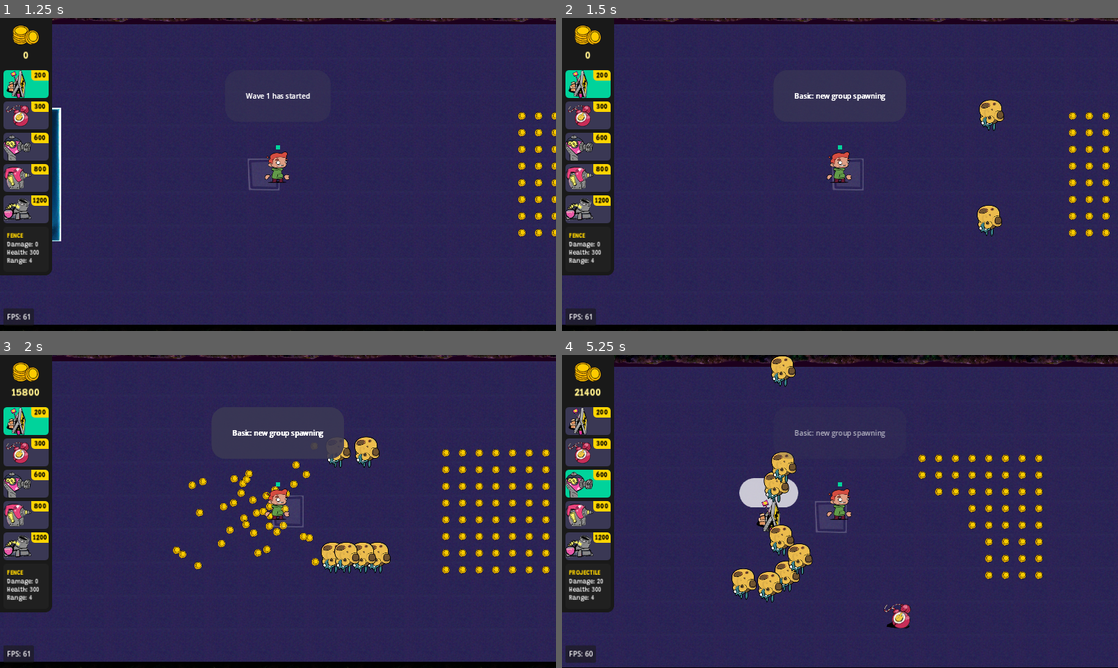
Above: before the commit, frames 1-4 (two rows, left to right).
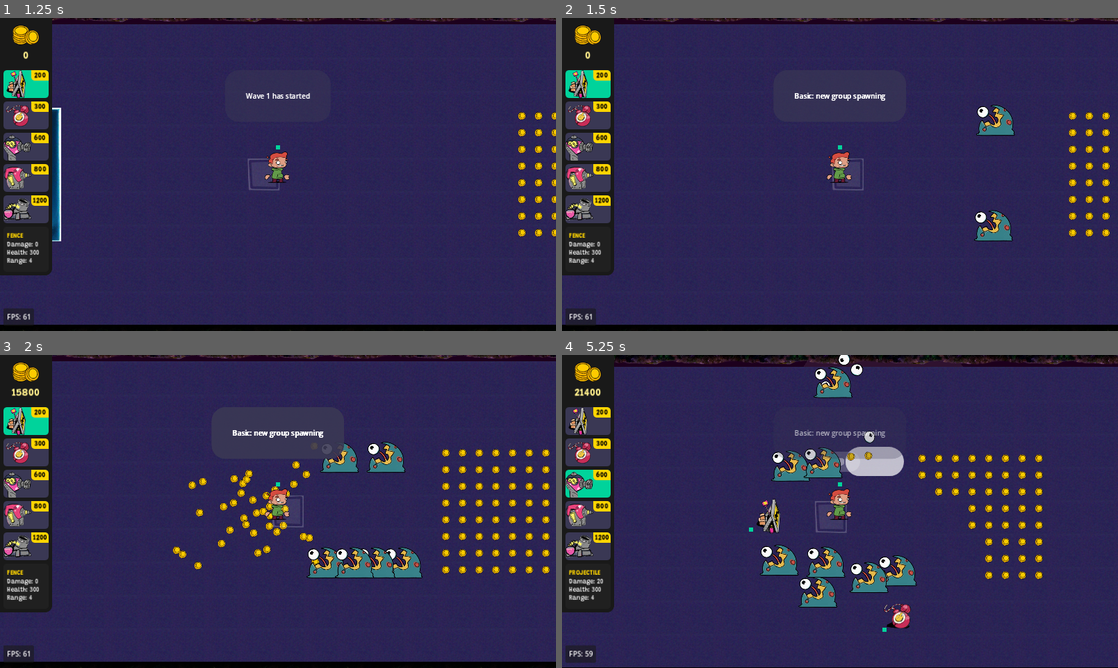
Above: after the commit, the same moments.

Repository: Slushie-Defense/Slushie
Game: Godot game, scene res://Levels/SplashScreen/SplashScreen.tscn
The game is run twice, just before and just after one commit, with the same random seed, the same clock (stepped at 60 frames per second) and the same inputs. Sound files missing from this copy of the repository are replaced by a short silence.
Inputs:
- Up to frame 1 (1.25 s): click "Start" at 0.5 s
- Up to frame 2 (1.5 s): tap Enter (StartButton) at 1.25 s; hold Right (RightButton) from 1.28 s (still down); hold Space (ActionButton) from 1.28 s (still down)
- Up to frame 3 (2 s): keep holding Right (RightButton); keep holding Space (ActionButton)
- Up to frame 4 (5.25 s): release Right (RightButton) at 2.03 s; release Space (ActionButton) at 2.03 s; hold Down (DownButton) 2.03-2.78 s; tap Tab (SelectItemButton) at 2.1 s; hold Right (RightButton) 2.78-3.53 s; tap Enter (StartButton) at 2.85, 5.1 s; hold Up (UpButton) 3.53-4.28 s; tap Space (ActionButton) at 3.6 s; hold Tab (SelectItemButton) 4.28-5.03 s; hold Left (LeftButton) from 4.28 s (still down)

Frame 1 is identical in both runs. In frame 2, 1.2% of the frame differs, in the area x 74-82%, y 26-72%; in frame 3, 3.1%; in frame 4, 7.5%, in the area x 4-64%, y 0-97%.

Commit message:
Tons of work

Diff:
--- a/Autoload/UnitData.gd
+++ b/Autoload/UnitData.gd
@@ -21,6 +21,8 @@
 var SPITTER : EnemyData = EnemyData.new()
 var FLOATER : EnemyData = EnemyData.new()
 
+# Enemy Weapon
+var SPITTER_SIEGE : StructureData = StructureData.new()
 
 func _ready():
 	# STRUCTURES
@@ -117,6 +119,18 @@
 	SPITTER.basic_sprite = load("res://Sprites/Characters/Enemies/Spitter/Spitter256x256.png")
 	SPITTER.collision_shape_radius = 56
 	SPITTER.attack_type = UnitData.enemy_attack_list.SIEGE
+
+		# Setup SIEGE
+	SPITTER_SIEGE.type = structure_list.SIEGE
+	SPITTER_SIEGE.unit_name = "SIEGE"
+	SPITTER_SIEGE.cost = 1200
+	SPITTER_SIEGE.attack_damage = 100.0
+	SPITTER_SIEGE.attack_radius = 128.0
+	SPITTER_SIEGE.attack_range = 640.0
+	SPITTER_SIEGE.projectile_sprite = load("res://Sprites/Projectiles/Eyeball64x64.png")
+	SPITTER_SIEGE.projectile_color = Color("#ffffff")
+	SPITTER_SIEGE.ui_sprite = load("res://Sprites/Structures/Siege/128x192Siege.png")
+
 	# Setup FLOATER
 	FLOATER.unit_name = "Floater"
 	FLOATER.health = 100
--- a/Entities/Classes/StructureData.gd
+++ b/Entities/Classes/StructureData.gd
@@ -16,3 +16,7 @@
 var attack_radius : float = 96.0
 
 var ui_sprite = load("res://Sprites/Structures/Fence/128x192Fence.png")
+
+# Projectile data
+var projectile_sprite = load("res://Sprites/Projectiles/Slushy64x64.png")
+var projectile_color = Color("#EE00FF")
--- a/Entities/Enemy/Enemy.gd
+++ b/Entities/Enemy/Enemy.gd
@@ -35,6 +35,10 @@
 # Coins
 var coin_spawner = load("res://Entities/Coin/CoinSpawner.tscn")
 
+# Weapon base
+var weapon_base_scene = load("res://Entities/Weapons/WeaponBase.tscn")
+var weapon_base : Node2D = null
+
 # Initialize
 func _ready():
 	# Behavior after the Gas Station is destroyed
@@ -59,7 +63,7 @@
 		UnitData.enemy_list.GRUNT:
 			enemy_data = UnitData.GRUNT
 		UnitData.enemy_list.SPITTER:
-			enemy_data = UnitData.SPITTER
+			_create_spitter()
 		UnitData.enemy_list.FLOATER:
 			enemy_data = UnitData.FLOATER
 		UnitData.enemy_list.TANK:
@@ -69,6 +73,15 @@
 	character_sprite.texture = enemy_data.basic_sprite
 	# Set collision shape
 	collision_shape.shape.radius = enemy_data.collision_shape_radius
+
+func _create_spitter():
+	# Set enemy data
+	enemy_data = UnitData.SPITTER
+	# Create the weapon base
+	weapon_base = weapon_base_scene.instantiate() # Connect to weapon destroyed
+	weapon_base.signal_weapon_destroyed.connect(_event_health_is_zero) # If the weapon is destroyed the health is zero
+	weapon_base.weapon_data = UnitData.SPITTER_SIEGE # Set weapon type
+	add_child(weapon_base) # Add to structure
 
 func _update_vision_radius():
 	# Update the enemy vision radius -- Right now it is just a circle
--- a/Entities/Enemy/Enemy.tscn
+++ b/Entities/Enemy/Enemy.tscn
@@ -13,11 +13,11 @@
 
 [node name="Enemy" type="CharacterBody2D"]
 z_index = 3
-collision_layer = 8
+collision_layer = 40
 collision_mask = 15
 motion_mode = 1
 script = ExtResource("1_ff1tq")
-enemy_type = 2
+enemy_type = 4
 
 [node name="CollisionShape2D" type="CollisionShape2D" parent="."]
 z_index = 1
--- a/Entities/Explosion/ExplosionAOE.tscn
+++ b/Entities/Explosion/ExplosionAOE.tscn
@@ -87,7 +87,7 @@
 rotation = 1.5708
 shape = SubResource("CapsuleShape2D_c6dyl")
 target_position = Vector2(0, 0)
-collision_mask = 8
+collision_mask = 40
 
 [node name="DelayDamageTimer" type="Timer" parent="."]
 wait_time = 0.15
--- a/Entities/Projectile/Projectile.gd
+++ b/Entities/Projectile/Projectile.gd
@@ -29,8 +29,11 @@
 # Hit at target
 @onready var shapecast2d : ShapeCast2D = $ShapeCast2D
 
-func _ready():
-	sprite_2d.self_modulate = Color("#EE00FF")
+func _set_projectile_color(projectile_color):
+	sprite_2d.self_modulate = projectile_color
+
+func _set_projectile_sprite(projectile_sprite):
+	sprite_2d.texture = projectile_sprite
 
 func _physics_process(delta):
 	# Calculate the direction from the Coin to the player
--- a/Entities/Projectile/Projectile.tscn
+++ b/Entities/Projectile/Projectile.tscn
@@ -1,7 +1,7 @@
 [gd_scene load_steps=4 format=3 uid="uid://l17w6lgp7i77"]
 
 [ext_resource type="Script" path="res://Entities/Projectile/Projectile.gd" id="1_salub"]
-[ext_resource type="Texture2D" uid="uid://cae4ulejvrfte" path="res://Sprites/Projectiles/48x48Projectile.png" id="2_hu7ga"]
+[ext_resource type="Texture2D" uid="uid://drkijqwcuxpmf" path="res://Sprites/Projectiles/Slushy64x64.png" id="2_b7osj"]
 
 [sub_resource type="CircleShape2D" id="CircleShape2D_36btw"]
 radius = 12.0
@@ -12,8 +12,7 @@
 script = ExtResource("1_salub")
 
 [node name="Sprite2D" type="Sprite2D" parent="."]
-self_modulate = Color(0.980392, 0.960784, 0.67451, 0.545098)
-texture = ExtResource("2_hu7ga")
+texture = ExtResource("2_b7osj")
 
 [node name="ShapeCast2D" type="ShapeCast2D" parent="."]
 enabled = false
--- a/Entities/Structures/Structure.gd
+++ b/Entities/Structures/Structure.gd
@@ -40,7 +40,7 @@
 	health.add_or_subtract_health_by_value(-attack.damage) # Subtract damage
 
 func _event_health_is_zero():
-	print("Struture died!")
+	print("Structure died!")
 	call_deferred("queue_free")
 
 func _on_area_2d_body_entered(body):
--- a/Entities/Structures/Structure.tscn
+++ b/Entities/Structures/Structure.tscn
@@ -31,7 +31,10 @@
 texture = ExtResource("1_5wevt")
 
 [node name="Healthbar" parent="." instance=ExtResource("3_7ms35")]
-visible = false
+offset_left = -56.0
+offset_top = 40.0
+offset_right = -24.0
+offset_bottom = 72.0
 
 [connection signal="body_entered" from="Area2D" to="." method="_on_area_2d_body_entered"]
 [connection signal="body_exited" from="Area2D" to="." method="_on_area_2d_body_exited"]
--- a/Entities/Weapons/WeaponBase.gd
+++ b/Entities/Weapons/WeaponBase.gd
@@ -40,6 +40,14 @@
 	shot_delay_timer.start()
 	# Show weapon range indicator
 	_update_weapon_range()
+	# Update collision masks
+	_update_collsion_mask_layers()
+
+func _update_collsion_mask_layers():
+	match weapon_data.type:
+		structure_type.LANDMINE:
+			shapecast_2d.set_collision_mask_value(4, true)
+			shapecast_2d.set_collision_mask_value(6, false) # Can't see floaters
 
 func _update_weapon_range():
 	var offset = (weapon_data.attack_range * 0.5) - weapon_data.attack_radius
@@ -122,6 +130,8 @@
 func create_projectile(arch_and_explode : bool = true):
 	var projectile = projectile_scene.instantiate()
 	get_tree().get_root().add_child(projectile)
+	projectile._set_projectile_sprite(weapon_data.projectile_sprite)
+	projectile._set_projectile_color(weapon_data.projectile_color)
 	projectile.global_position = global_position
 	projectile.arch_and_explode = arch_and_explode
 	projectile.set_target_global_position(global_position + relative_target_position)
@@ -174,6 +184,7 @@
 
 func _self_destruct():
 	emit_signal("signal_weapon_destroyed")
+	call_deferred("queue_free")
 
 func weapon_range_indicator_visible(set_visibility):
 	weapon_range_indicator.visible = set_visibility
--- a/Entities/Weapons/WeaponBase.tscn
+++ b/Entities/Weapons/WeaponBase.tscn
@@ -26,11 +26,11 @@
 shape = SubResource("CapsuleShape2D_ng037")
 target_position = Vector2(0, 0)
 max_results = 1
-collision_mask = 8
+collision_mask = 40
 
 [node name="RayCast2D" type="RayCast2D" parent="."]
 target_position = Vector2(0, 0)
-collision_mask = 8
+collision_mask = 40
 
 [node name="WeaponAttackLine" type="Line2D" parent="."]
 z_index = 10
--- a/project.godot
+++ b/project.godot
@@ -105,8 +105,9 @@
 2d_render/layer_5="Projectiles"
 2d_render/layer_6="Player"
 2d_render/layer_7="Enemies"
-2d_render/layer_8="VFXs"
-2d_render/layer_9="UserInterface"
+2d_render/layer_8="Enemies Floating"
+2d_render/layer_9="VFX"
+2d_render/layer_10="UserInterface"
 2d_physics/layer_1="walls"
 3d_physics/layer_1="player"
 2d_physics/layer_2="player"
@@ -116,6 +117,8 @@
 2d_physics/layer_4="enemies"
 3d_physics/layer_4="coins"
 2d_physics/layer_5="coins"
+3d_physics/layer_5="enemies_floating"
+2d_physics/layer_6="enemies_floating"
 
 [rendering]
 
Binary file added: Sprites/Characters/Enemies/Spitter/Eyeball48x48.png
Not shown, added: Sprites/Characters/Enemies/Spitter/Eyeball48x48.png.import
Binary file removed: Sprites/Projectiles/48x48Projectile.png
Binary file added: Sprites/Projectiles/Eyeball64x64.png
Not shown, changed: Sprites/Projectiles/Eyeball64x64.png.import
Binary file added: Sprites/Projectiles/Slushy64x64.png
Not shown, added: Sprites/Projectiles/Slushy64x64.png.import
